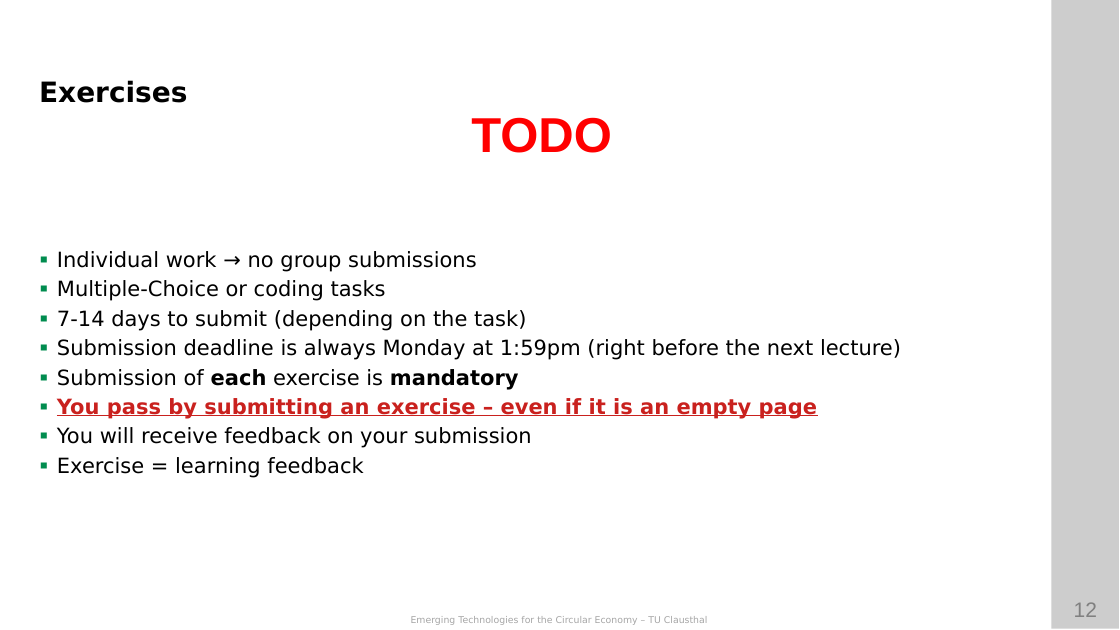
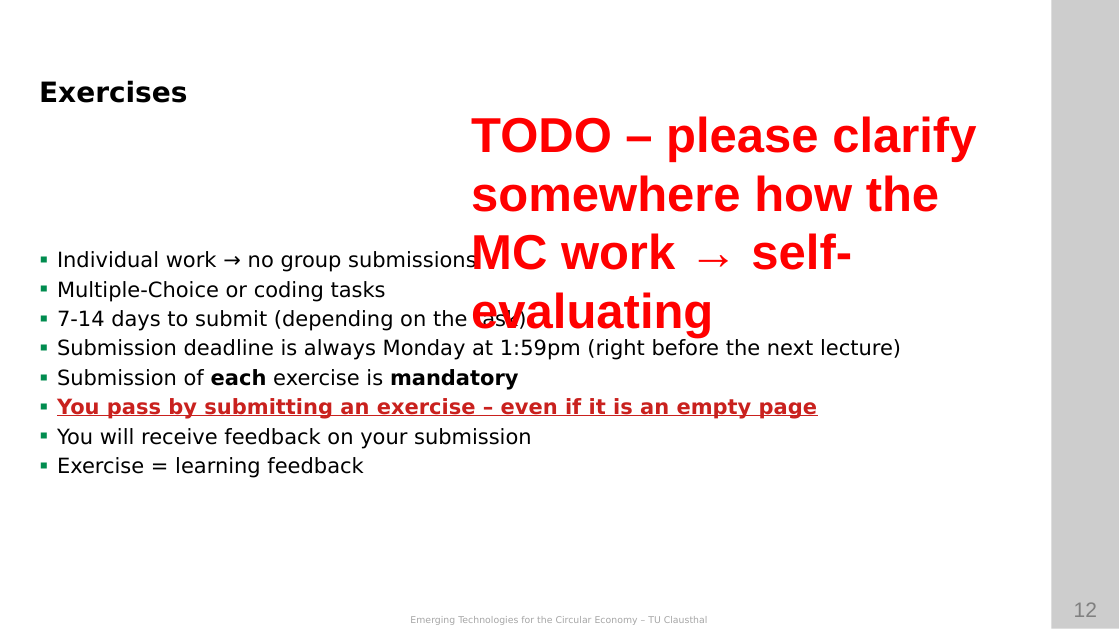
Before and after one commit to ETCE-LAB/teaching-material, a slide deck: slide 12 of Emerging-Technologies-for-the-Circular-Economy/ETCE-L00-Organization.pptx. Drawn at 1120x630 pixels with LibreOffice and Linux fonts; fonts in the diff are those of the drawing; background and template pictures are left out. Boxes give left, top, right and bottom in pixels: in the first picture for what was removed or moved away, otherwise in the second. Text is boxed around its words. In the diff, an @@ line names an element or a change of style, - is before the commit and + after.

```diff
--- a/Emerging-Technologies-for-the-Circular-Economy/ETCE-L00-Organization.pptx
+++ b/Emerging-Technologies-for-the-Circular-Economy/ETCE-L00-Organization.pptx
@@ text at (471,116,976,338): text changed @@
-TODO
+TODO – please clarify somewhere how the MC work → self-evaluating
```
Also in this commit, not shown: 2 other files.
